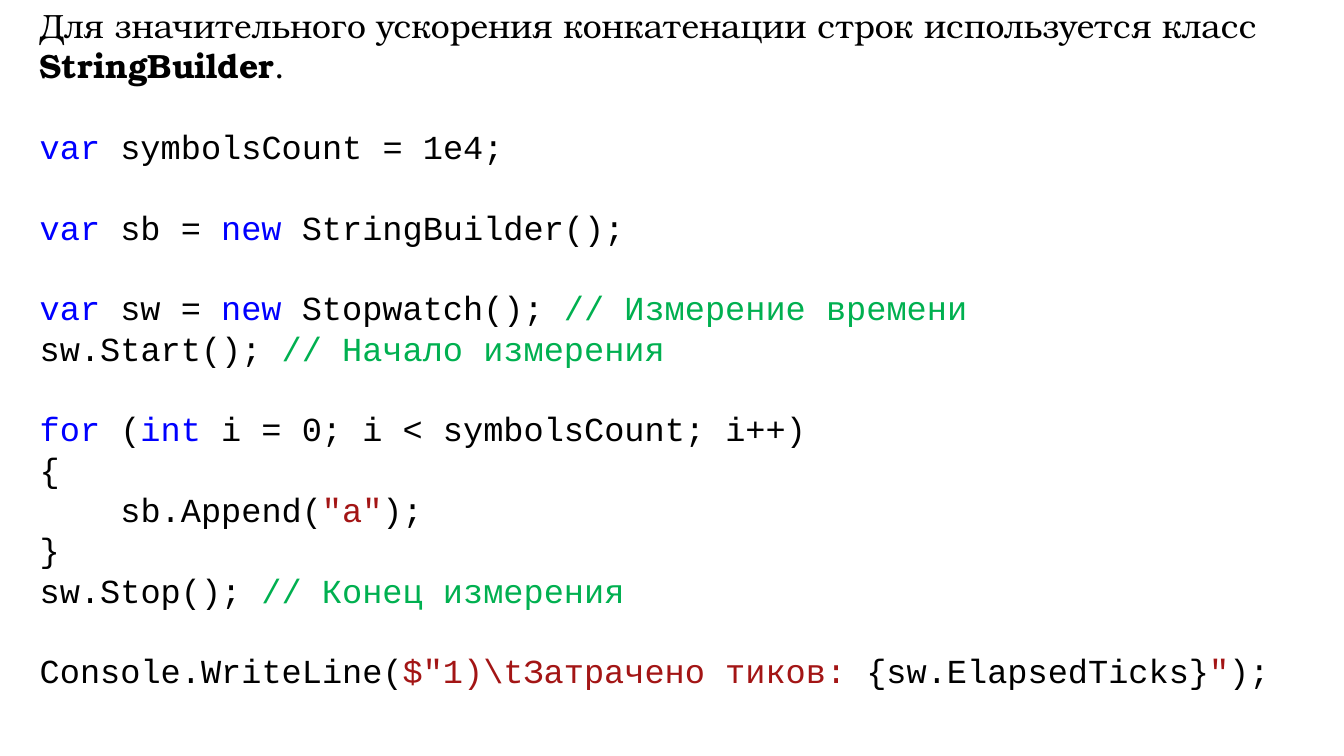
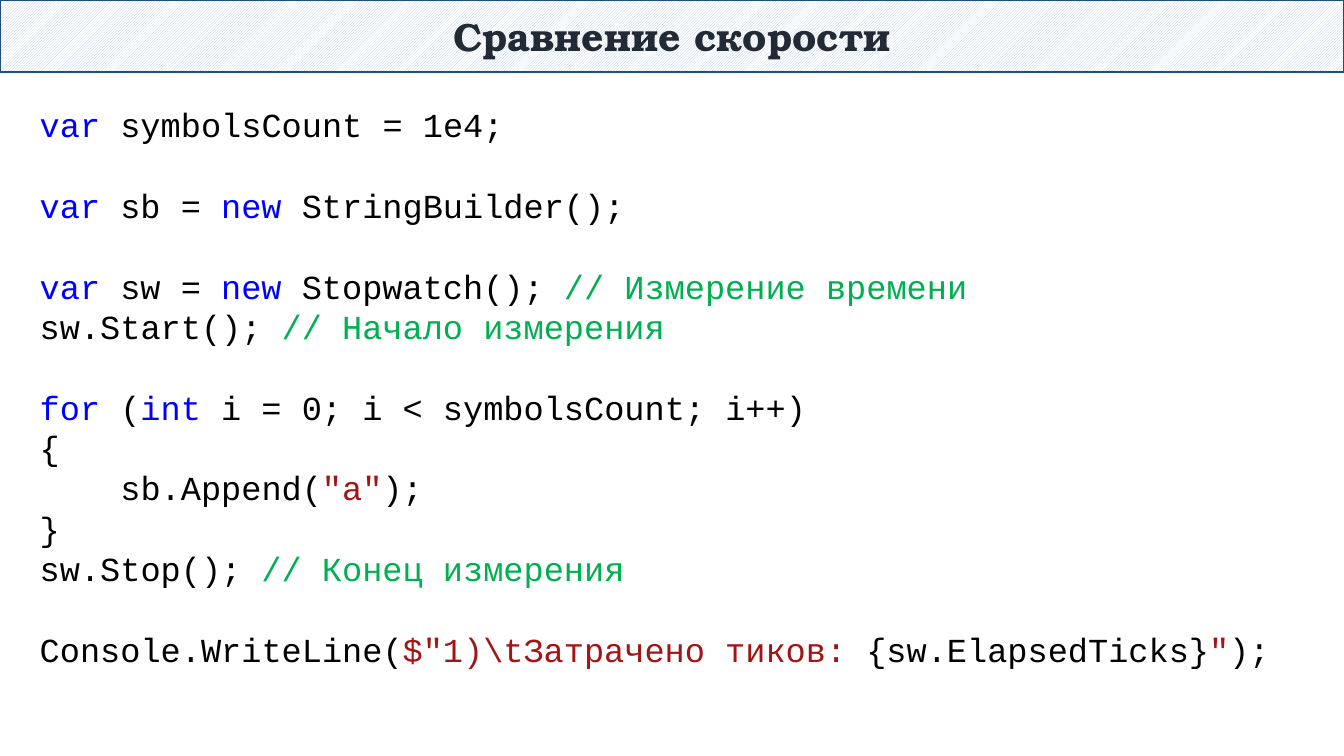
Before and after one commit to DaniilKlyukin/ITiP-1, a slide deck: slide 23 of Лекции/ИТиП 1 лек 5.pptx (slide 16 before the commit). Drawn at 1344x756 pixels with LibreOffice and Linux fonts; fonts in the diff are those of the drawing. Boxes give left, top, right and bottom in pixels: in the first picture for what was removed or moved away, otherwise in the second. Text is boxed around its words. In the diff, an @@ line names an element or a change of style, - is before the commit and + after.

```diff
--- a/Лекции/ИТиП 1 лек 5.pptx
+++ b/Лекции/ИТиП 1 лек 5.pptx
@@ rectangle added at bbox=[0, 0, 1344, 73], fill pattern #B4C7E7 on #FFFFFF, outline #1F4E79 1.25 pt, 28 pt, text #222A35, bold @@
+Сравнение скорости
@@ text at bbox=[40, 15, 1256, 87]: paragraph removed @@
-Для значительного ускорения конкатенации строк используется класс StringBuilder.
@@ text "var symbolsCount = 1e4;": place and size @@
-text "var symbolsCount = 1e4;" at bbox=[40, 15, 1269, 690]
+text "var symbolsCount = 1e4;" at bbox=[40, 113, 1269, 669]
```
Also in this commit, not shown: 4 other slides changed, 19 slides added, 11 slides removed, 5 other files.
